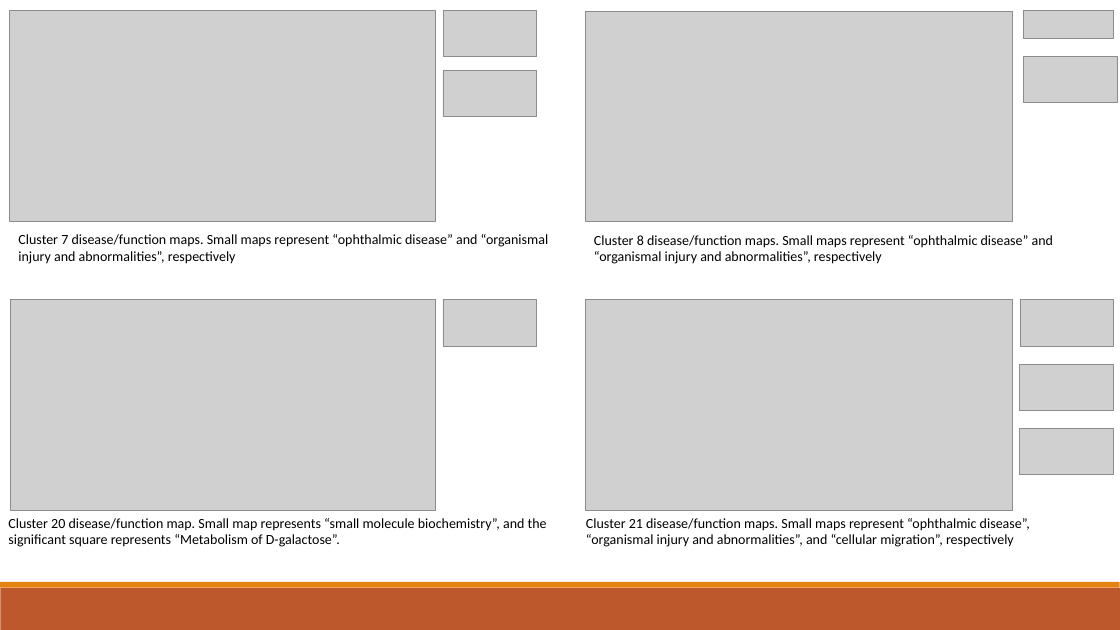
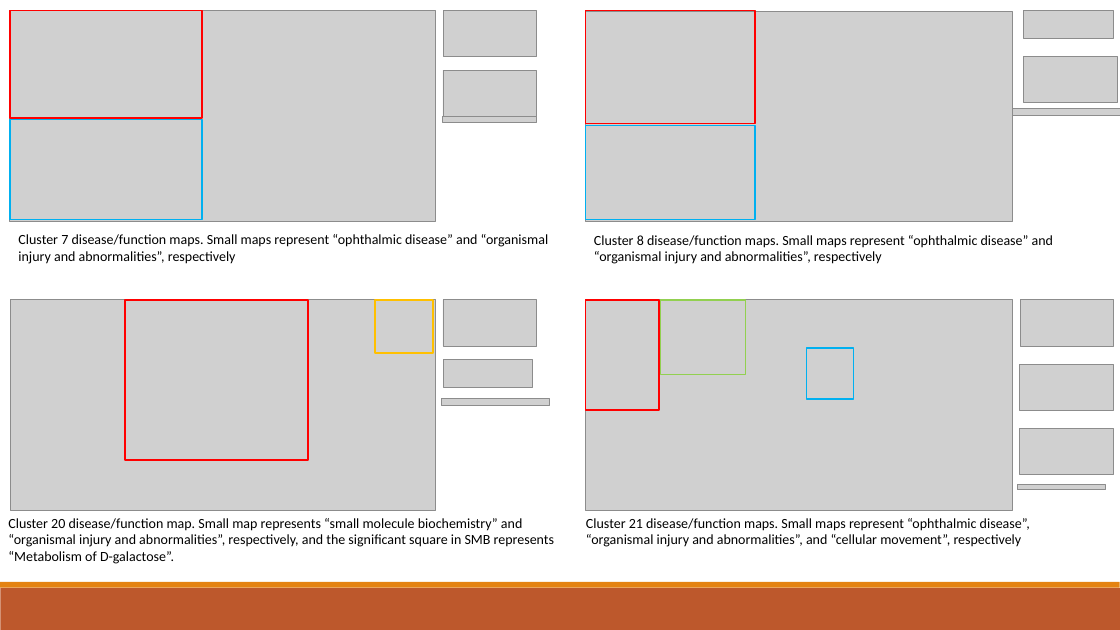
Before and after one commit to dyaom/REHS-2019, a slide deck: slide 16 of Cataract_posterslidesonly.pptx. Drawn at 1120x630 pixels with LibreOffice and Linux fonts; fonts in the diff are those of the drawing; grey boxes stand for pictures. Boxes give left, top, right and bottom in pixels: in the first picture for what was removed or moved away, otherwise in the second. Text is boxed around its words. In the diff, an @@ line names an element or a change of style, - is before the commit and + after.

```diff
--- a/Cataract_posterslidesonly.pptx
+++ b/Cataract_posterslidesonly.pptx
@@ rectangle added at [10, 11, 202, 118], outline #FF0000 1.25 pt @@
@@ rectangle added at [586, 11, 755, 124], outline #FF0000 1.25 pt @@
@@ rectangle added at [10, 119, 202, 219], outline #00B0F0 1.25 pt @@
@@ picture added at [443, 116, 536, 122] @@
@@ picture added at [1013, 108, 1120, 115] @@
@@ rectangle added at [586, 125, 755, 219], outline #00B0F0 1.25 pt @@
@@ rectangle added at [125, 300, 308, 460], outline #FF0000 1.25 pt @@
@@ rectangle added at [375, 300, 433, 353], outline #FFC000 1.25 pt @@
@@ rectangle added at [586, 300, 660, 410], outline #FF0000 1.25 pt @@
@@ rectangle added at [660, 300, 745, 375], outline #92D050 1.25 pt @@
@@ rectangle added at [807, 348, 854, 399], outline #00B0F0 1.25 pt @@
@@ picture added at [443, 360, 533, 387] @@
@@ picture added at [442, 399, 550, 406] @@
@@ picture added at [1017, 485, 1106, 491] @@
@@ text at [8, 518, 554, 564]: text changed @@
-Cluster 20 disease/function map. Small map represents “small molecule biochemistry”, and the significant square represents “Metabolism of D-galactose”.
+Cluster 20 disease/function map. Small map represents “small molecule biochemistry” and “organismal injury and abnormalities”, respectively, and the significant square in SMB represents “Metabolism of D-galactose”.
@@ text at [586, 518, 1030, 547]: text changed @@
-Cluster 21 disease/function maps. Small maps represent “ophthalmic disease”, “organismal injury and abnormalities”, and “cellular migration”, respectively
+Cluster 21 disease/function maps. Small maps represent “ophthalmic disease”, “organismal injury and abnormalities”, and “cellular movement”, respectively
```
Also in this commit, not shown: 10 other slides changed, 7 other files.
